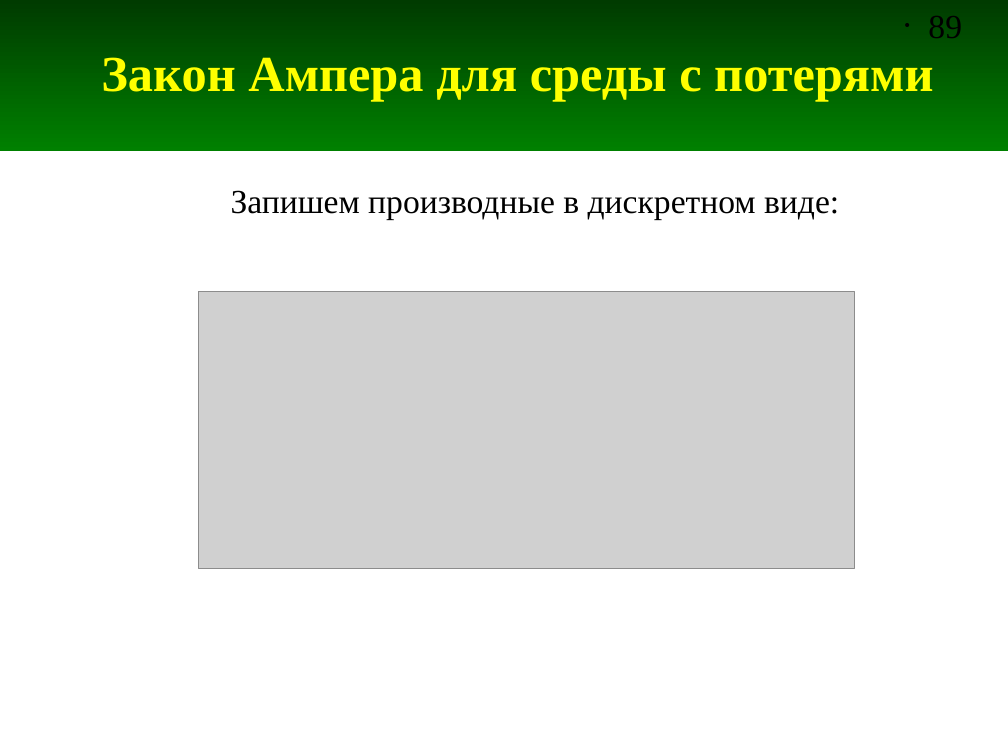
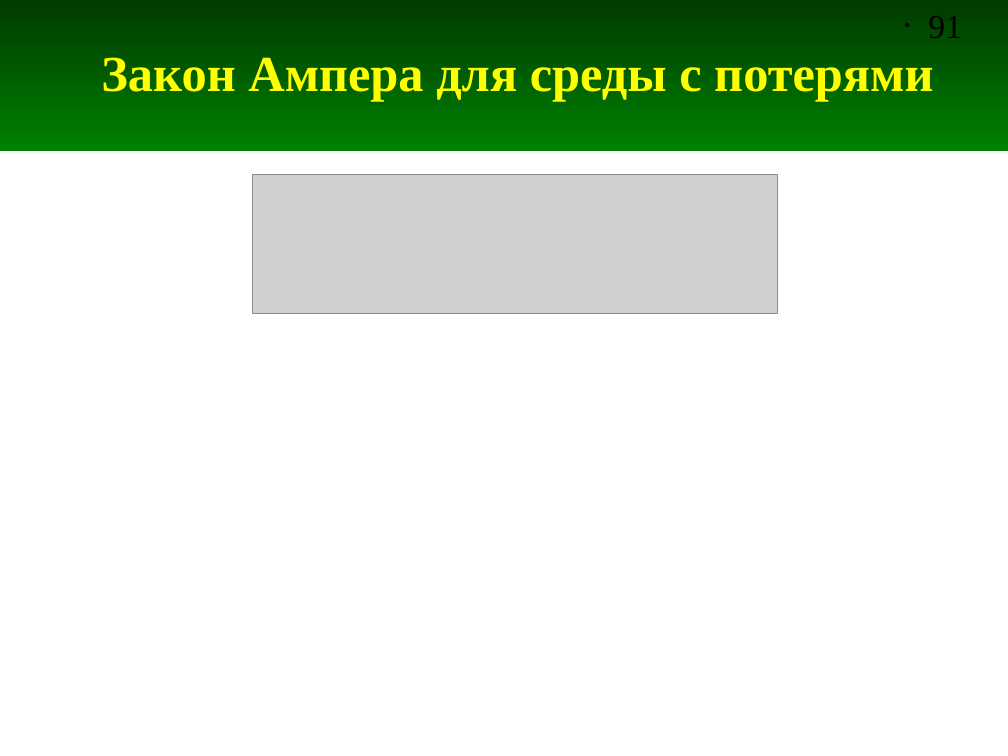
Before and after one commit to andris0147sv/modelling, a slide deck: slide 91 of presentations/2. FDTD.odp (slide 89 before the commit). Drawn at 1008x756 pixels with LibreOffice and Linux fonts; fonts in the diff are those of the drawing; grey boxes stand for pictures. Boxes give left, top, right and bottom in pixels: in the first picture for what was removed or moved away, otherwise in the second. Text is boxed around its words. In the diff, an @@ line names an element or a change of style, - is before the commit and + after.

```diff
--- a/presentations/2. FDTD.odp
+++ b/presentations/2. FDTD.odp
@@ page number at [928,16,962,38]: text changed @@
-• 89
+• 91
@@ picture: place and size @@
-picture at [199,292,854,570]
+picture at [253,174,778,313]
@@ text removed at [231,190,839,219] @@
-Запишем производные в дискретном виде:
```
Also in this commit, not shown: 6 other slides changed, 4 slides added, 5 other files.
